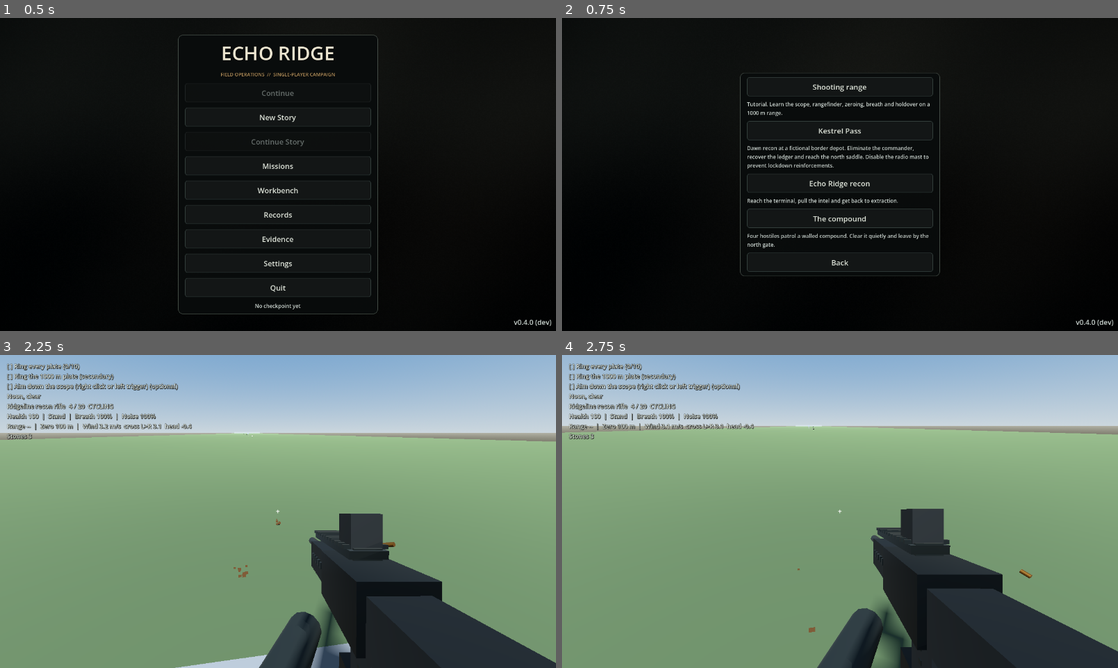
Above: before the commit, frames 1-4 (two rows, left to right).
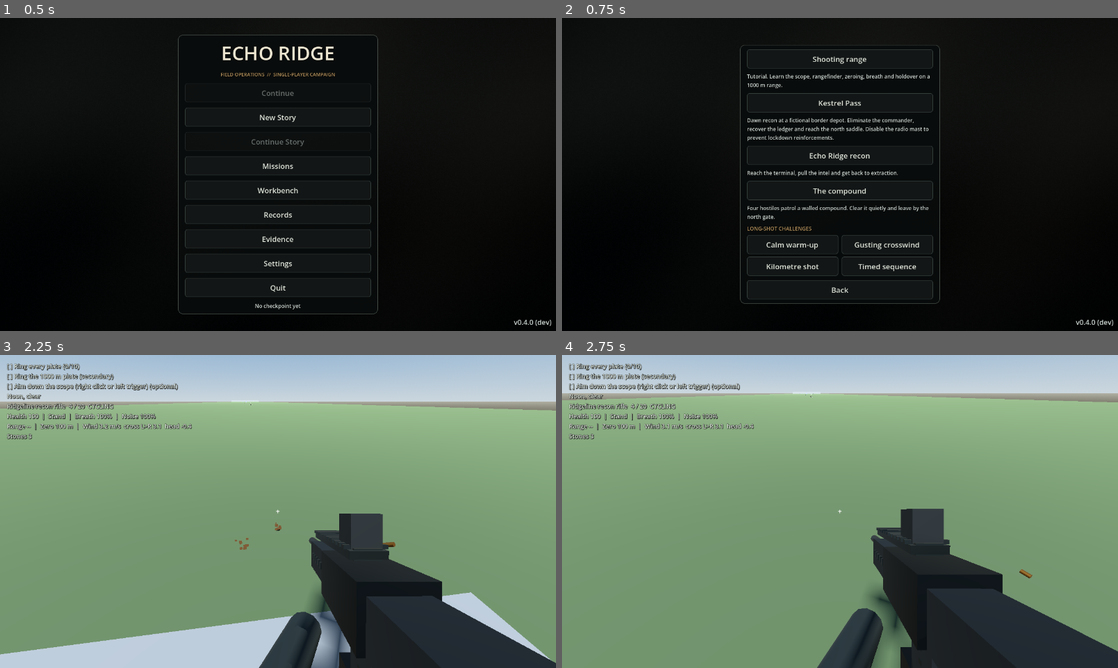
Above: after the commit, the same moments.

Repository: adam656677-oss/sniper
Game: Godot game, scene res://scenes/ui/main_menu.tscn
Two runs of this game, one before a commit and one after it. Both use one fixed random seed, a clock stepped at 60 frames per second and the inputs below.
Inputs (mouse positions are in pixels of both pictures, inside the frame that each line leads up to):
- Up to frame 1 (0.5 s): no input
- Up to frame 2 (0.75 s): click "Missions" at 0.5 s
- Up to frame 3 (2.25 s): click "Shooting range" at 1.25 s; tap Enter (ui_accept) at 2 s; move the mouse to (305, 511) at 2.02 s; hold W (move_forward) from 2.03 s (still down); hold T (tag) from 2.03 s (still down); click (305, 511) at 2.17 s
- Up to frame 4 (2.75 s): keep holding W (move_forward); keep holding T (tag); tap Enter (ui_accept) at 2.27 s

Frame 1 is identical in both runs. In frame 2, 4.8% of the frame differs, in the area x 32-68%, y 8-92%; in frame 3, 30%, in the area x 0-100%, y 0-100%; in frame 4, 23%.

Commit message:
feat: list challenges in mission select and show their results
Mission select gains a long-shot challenges section. Each challenge opens a
briefing with its plates, conditions, wind and gusts, rounds, clock, pass
rule, score formula and the player's record, and starts from there. The
results screen shows a passed or failed challenge with the reason, the score
and its parts, plates rung, rounds used, time against the limit, new bests,
achievements and the standing record.

Co-Authored-By: Claude Opus 5.5 <noreply@anthropic.com>
Claude-Session: https://claude.ai/code/session_01Eowiw1FVohFjtJvnxMnpDW

Diff:
--- a/scenes/ui/main_menu.gd
+++ b/scenes/ui/main_menu.gd
@@ -4,10 +4,12 @@
 # scene_changer is swapped by tests so no scene change happens headlessly.
 
 const MissionCatalog = preload("res://scenes/ui/mission_catalog.gd")
+const ChallengeCatalog = preload("res://scenes/challenges/challenge_catalog.gd")
+const Atmosphere = preload("res://scenes/levels/atmosphere.gd")
 const ThemeKit = preload("res://scenes/ui/ui_theme.gd")
 const BackdropShader = preload("res://scenes/ui/menu_backdrop.gdshader")
 
-enum Screen { HOME, MISSIONS, SETTINGS, WORKBENCH, RECORDS, EVIDENCE }
+enum Screen { HOME, MISSIONS, SETTINGS, WORKBENCH, RECORDS, EVIDENCE, CHALLENGE }
 
 var screen: int = Screen.HOME
 var scene_changer: Callable
@@ -19,6 +21,14 @@
 var records_text: Label
 var evidence: VBoxContainer
 var evidence_text: Label
+var challenge_section: VBoxContainer
+var challenge_buttons: Array[Button] = []
+var challenge_panel: VBoxContainer
+var challenge_title: Label
+var challenge_info: Label
+var challenge_start_button: Button
+var challenge_back_button: Button
+var selected_challenge := -1
 var continue_button: Button
 var story_mode_button: Button
 var continue_story_button: Button
@@ -94,7 +104,9 @@
 		brief.custom_minimum_size = Vector2(340, 0)
 		brief.add_theme_font_size_override("font_size", 12)
 		missions.add_child(brief)
+	build_challenge_section()
 	button(missions, "Back", func(): show_screen(Screen.HOME))
+	build_challenge_panel(column)
 	settings_screen = SettingsScreen.new()
 	settings_screen.closed.connect(func(): show_screen(Screen.HOME))
 	column.add_child(settings_screen)
@@ -140,6 +152,7 @@
 	workbench.visible = screen == Screen.WORKBENCH
 	records.visible = screen == Screen.RECORDS
 	evidence.visible = screen == Screen.EVIDENCE
+	challenge_panel.visible = screen == Screen.CHALLENGE
 	if screen == Screen.RECORDS:
 		records_text.text = "\n".join(Progression.summary_lines())
 	if screen == Screen.EVIDENCE:
@@ -160,6 +173,94 @@
 	scene_changer.call(mission.scene)
 	return mission.scene
 
+# Long-shot challenges sit under the missions as a compact grid; each button
+# opens that challenge's briefing.
+func build_challenge_section() -> void:
+	challenge_section = VBoxContainer.new()
+	challenge_section.name = "Challenges"
+	challenge_section.add_theme_constant_override("separation", 6)
+	missions.add_child(challenge_section)
+	var header := Label.new()
+	header.text = tr("LONG-SHOT CHALLENGES")
+	header.add_theme_font_size_override("font_size", 12)
+	header.add_theme_color_override("font_color", Color(0.72, 0.58, 0.37))
+	challenge_section.add_child(header)
+	var grid := GridContainer.new()
+	grid.columns = 2
+	grid.add_theme_constant_override("h_separation", 8)
+	grid.add_theme_constant_override("v_separation", 6)
+	challenge_section.add_child(grid)
+	for i in range(ChallengeCatalog.count()):
+		var challenge: Dictionary = ChallengeCatalog.get_challenge(i)
+		var b := button(grid, tr(String(challenge.title)), func(): show_challenge(i))
+		b.custom_minimum_size = Vector2(166, 38)
+		b.size_flags_horizontal = Control.SIZE_EXPAND_FILL
+		challenge_buttons.append(b)
+
+func build_challenge_panel(column: Node) -> void:
+	challenge_panel = VBoxContainer.new()
+	challenge_panel.add_theme_constant_override("separation", 10)
+	column.add_child(challenge_panel)
+	challenge_title = Label.new()
+	challenge_title.add_theme_font_size_override("font_size", 26)
+	challenge_title.add_theme_color_override("font_color", Color(0.93, 0.90, 0.82))
+	challenge_panel.add_child(challenge_title)
+	challenge_info = Label.new()
+	challenge_info.autowrap_mode = TextServer.AUTOWRAP_WORD_SMART
+	challenge_info.custom_minimum_size = Vector2(400, 0)
+	challenge_info.add_theme_font_size_override("font_size", 14)
+	challenge_panel.add_child(challenge_info)
+	challenge_start_button = button(challenge_panel, "Start challenge", func(): start_challenge(selected_challenge))
+	challenge_back_button = button(challenge_panel, "Back", func(): show_screen(Screen.MISSIONS))
+
+func show_challenge(index: int) -> void:
+	var challenge: Dictionary = ChallengeCatalog.get_challenge(index)
+	if challenge.is_empty():
+		return
+	selected_challenge = index
+	challenge_title.text = tr(String(challenge.title))
+	challenge_info.text = "\n".join(challenge_brief_lines(challenge))
+	show_screen(Screen.CHALLENGE)
+	challenge_start_button.grab_focus.call_deferred()
+
+# The rules of a challenge and the player's record, for its briefing.
+func challenge_brief_lines(challenge: Dictionary) -> Array[String]:
+	var lines: Array[String] = [tr(String(challenge.brief)), ""]
+	var plates: Array = challenge.plates.map(func(metres): return "%d m" % int(metres))
+	lines.append((tr("Plates in order: %s") if challenge.ordered else tr("Plates: %s")) % ", ".join(plates))
+	lines.append(tr("Conditions: %s, %s") % [tr(["Dawn", "Noon", "Dusk", "Night"][int(challenge.time_of_day)]), tr(["clear", "windy", "rain", "dust"][int(challenge.weather)])])
+	var weather: Dictionary = Atmosphere.WEATHER[int(challenge.weather)]
+	var wind: Vector3 = challenge.wind
+	var speed := wind.length() * float(weather.wind_scale)
+	var gusts := int(round(float(weather.gust) * 100.0))
+	if speed < 0.05:
+		lines.append(tr("Still air"))
+	elif wind.x >= 0.0:
+		lines.append(tr("Wind %.1f m/s from the left, gusts up to %d%%") % [speed, gusts])
+	else:
+		lines.append(tr("Wind %.1f m/s from the right, gusts up to %d%%") % [speed, gusts])
+	lines.append(tr("Rounds: %d") % int(challenge.rounds))
+	var limit := int(challenge.time_limit)
+	if limit > 0:
+		lines.append(tr("Time limit: %d:%02d") % [limit / 60, limit % 60])
+		lines.append(tr("Pass: ring every plate before you run out of rounds or time."))
+		lines.append(tr("Score: plate metres + %d per unused round + %d per second left") % [ChallengeCatalog.ROUND_BONUS, ChallengeCatalog.SECOND_BONUS])
+	else:
+		lines.append(tr("No time limit"))
+		lines.append(tr("Pass: ring every plate before you run out of rounds."))
+		lines.append(tr("Score: plate metres + %d per unused round") % ChallengeCatalog.ROUND_BONUS)
+	lines.append("")
+	lines.append(tr("Your record:") + " " + Progression.challenge_record_text(String(challenge.id)))
+	return lines
+
+func start_challenge(index: int) -> String:
+	var challenge: Dictionary = ChallengeCatalog.get_challenge(index)
+	if challenge.is_empty():
+		return ""
+	SaveSystem.pending = {}
+	scene_changer.call(challenge.scene)
+	return challenge.scene
+
 func continue_checkpoint() -> String:
 	if not SaveSystem.request_load(SaveSystem.CHECKPOINT_SLOT):
 		status.text = tr("Checkpoint could not be loaded:") + " " + SaveSystem.last_error
--- a/scenes/ui/results_screen.gd
+++ b/scenes/ui/results_screen.gd
@@ -63,6 +63,9 @@
 	return tr("Compromised") if int(stats.detections) < 3 else tr("Loud")
 
 func show_results(progress: Dictionary = {}) -> void:
+	if progress.has("challenge"):
+		show_challenge_results(progress)
+		return
 	var stats: Dictionary = mission.stats
 	var objectives = mission.level.mission_log
 	var lines: Array[String] = []
@@ -90,6 +93,46 @@
 	text.text = "\n".join(lines)
 	visible = true
 
+static func clock_text(seconds: float) -> String:
+	var whole := int(seconds)
+	return "%d:%02d" % [whole / 60, whole % 60]
+
+# A long-shot challenge: pass or fail and why, the score and its parts, plates,
+# rounds and time against the limits, new bests, and the standing record.
+func show_challenge_results(progress: Dictionary) -> void:
+	var attempt: Dictionary = progress.challenge
+	var parts: Dictionary = attempt.parts
+	var stats: Dictionary = mission.stats
+	var lines: Array[String] = []
+	lines.append(tr("CHALLENGE PASSED") if attempt.passed else tr("CHALLENGE FAILED"))
+	lines.append(tr(String(attempt.title)))
+	match String(attempt.get("reason", "")):
+		"out_of_rounds":
+			lines.append(tr("Out of rounds"))
+		"out_of_time":
+			lines.append(tr("Out of time"))
+	lines.append(tr("Score: %d") % int(attempt.score))
+	if attempt.passed:
+		lines.append(tr("Plates %d + rounds %d + time %d") % [int(parts.distance), int(parts.rounds), int(parts.time)])
+	lines.append(tr("Plates rung: %d / %d  |  Rounds used: %d / %d") % [int(attempt.plates_rung), int(attempt.plate_count), int(attempt.rounds_used), int(attempt.rounds)])
+	if float(attempt.time_limit) > 0.0:
+		lines.append(tr("Time: %s of %s") % [clock_text(float(attempt.time)), clock_text(float(attempt.time_limit))])
+	else:
+		lines.append(tr("Time: %d:%02d") % [int(attempt.time) / 60, int(attempt.time) % 60])
+	lines.append(tr("Shots: %d | Hits: %d | Accuracy: %d%%") % [stats.shots, stats.hits, int(round(mission.accuracy() * 100.0))])
+	if progress.get("new_best", false):
+		lines.append(tr("New best score"))
+	if progress.get("new_fewest_rounds", false):
+		lines.append(tr("New fewest rounds"))
+	if progress.get("new_fastest", false):
+		lines.append(tr("New fastest time"))
+	for id in progress.get("unlocked", []):
+		lines.append(tr("Achievement unlocked:") + " " + tr(String(Progression.ACHIEVEMENTS[id].title)))
+	lines.append(tr("Your record:") + " " + Progression.challenge_record_text(String(attempt.id)))
+	text.text = "\n".join(lines)
+	continue_story_button.visible = false
+	visible = true
+
 func _continue_story() -> void:
 	var path := StoryCampaign.continue_scene_path()
 	if not path.is_empty():
